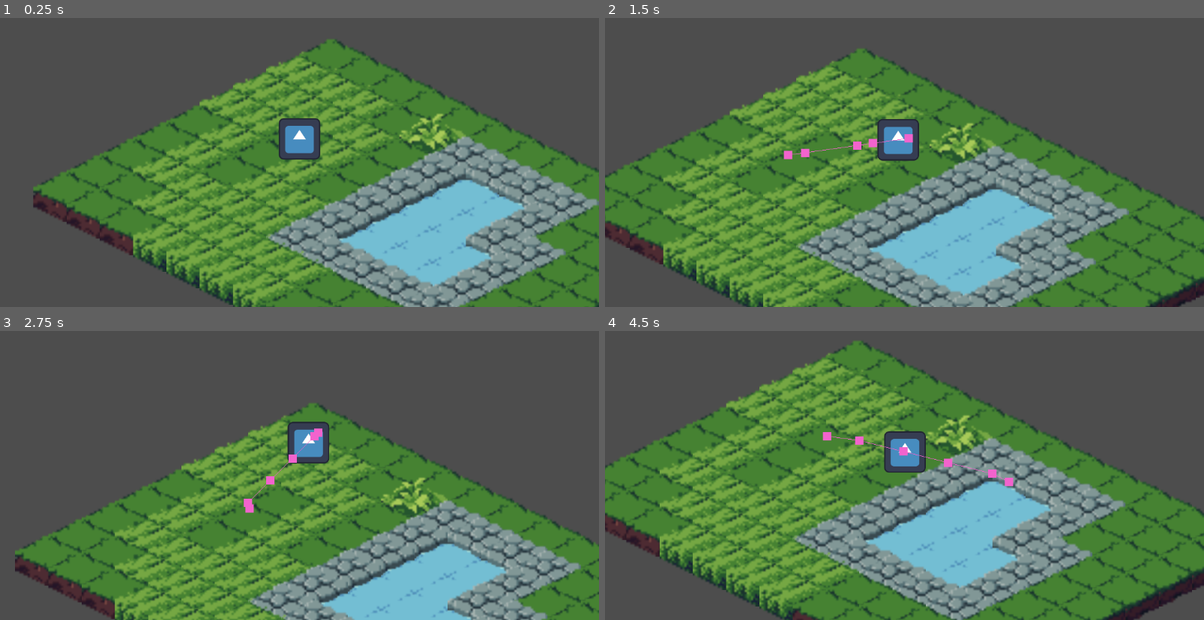
Above: before the commit, frames 1-4 (two rows, left to right).
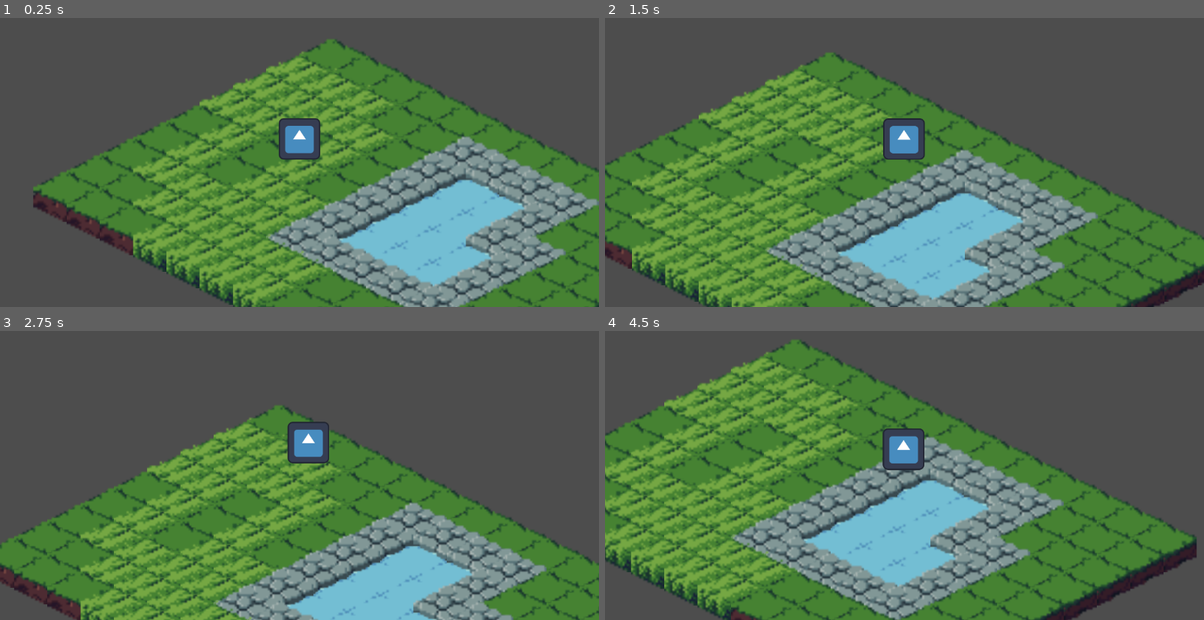
Above: after the commit, the same moments.

Repository: samuelshumake/isometric-dnd
Game: Godot game, scene res://maps/map_1.tscn
The game is run twice, just before and just after one commit, with the same random seed, the same clock (stepped at 60 frames per second) and the same inputs. The engine's default icon, where the game draws it, is replaced by a stand-in: a white triangle on a blue panel in a dark square.
Inputs (mouse positions are in pixels of both pictures, inside the frame that each line leads up to):
- Up to frame 1 (0.25 s): no input
- Up to frame 2 (1.5 s): tap Enter at 0.5 s; move the mouse to (1036, 122) at 0.52 s; click (1036, 122) at 0.67 s; move the mouse to (784, 156) at 1.27 s; click (784, 156) at 1.42 s
- Up to frame 3 (2.75 s): move the mouse to (359, 377) at 2.02 s; click (359, 377) at 2.17 s
- Up to frame 4 (4.5 s): move the mouse to (874, 518) at 2.77 s; click (874, 518) at 2.92 s; move the mouse to (1084, 501) at 3.52 s; click (1084, 501) at 3.67 s; move the mouse to (724, 400) at 4.27 s; click (724, 400) at 4.42 s

The runs differ from the first frame. In frame 1, 0.6% of the frame differs, in the area x 66-78%, y 33-47%; in frame 2, 37%; in frame 3, 30%; in frame 4, 51%, in the area x 0-100%, y 3-100%.

Commit message:
add raycast movement for straight line navigation

Diff:
--- a/entities/player.tscn
+++ b/entities/player.tscn
@@ -8,6 +8,8 @@
 [node name="Player" type="Node2D"]
 
 [node name="CharacterBody2D" type="CharacterBody2D" parent="."]
+motion_mode = 1
+wall_min_slide_angle = 0.0
 script = ExtResource("1_2u4b4")
 
 [node name="Sprite2D" type="Sprite2D" parent="CharacterBody2D"]
@@ -21,7 +23,7 @@
 [node name="NavigationAgent2D" type="NavigationAgent2D" parent="CharacterBody2D"]
 path_desired_distance = 5.0
 target_desired_distance = 5.0
-avoidance_enabled = true
+radius = 50.0
 debug_enabled = true
 debug_use_custom = true
 debug_path_custom_color = Color(0.949547, 0.387617, 0.802528, 1)
--- a/maps/map_1.tscn
+++ b/maps/map_1.tscn
@@ -315,7 +315,7 @@
 [node name="Node2D" type="Node2D"]
 
 [node name="TileMapLayer" type="TileMapLayer" parent="."]
-tile_map_data = PackedByteArray("AAAAAAEAAAAFAAIAAAAAAAAAAAA …(203 unchanged characters)… AAAAAHAAMAAAABAP//AAAHAAMAAAABAP7/AAAHAAIAAAAAAP7/AAAHAAMAAAD///7/AAAFAAIAAAD+//7 …(1423 unchanged characters)…
+tile_map_data = PackedByteArray("AAAAAAEAAAAFAAIAAAAAAAAAAAA …(203 unchanged characters)… AAAAAHAAMAAAABAP//AAAHAAMAAAABAP7/AAAHAAMAAAAAAP7/AAAHAAMAAAD///7/AAAFAAIAAAD+//7 …(1423 unchanged characters)…
 tile_set = SubResource("TileSet_vu0yl")
 
 [node name="Player" parent="." instance=ExtResource("2_awcs8")]
--- a/scripts/player.gd
+++ b/scripts/player.gd
@@ -6,10 +6,14 @@
 @export var speed = 75
 var target
 var map
+var space_state
+var nav_agent
 
 func _ready():
 	target = global_position
 	map = get_node("/root/Node2D/TileMapLayer")
+	space_state = get_world_2d().direct_space_state
+	nav_agent = false
 
 func _input(event):
 	if event is InputEventMouseButton and event.pressed:
@@ -17,22 +21,32 @@
 		var cell_coord = map.local_to_map(mouse_pos)
 		if (map.get_cell_tile_data(cell_coord)):
 			target = mouse_pos
-			navigation_agent_2d.target_position = mouse_pos
+#			# Use raycast to check if collisions. If so, use NavigationAgent
+			var query = PhysicsRayQueryParameters2D.create(global_position, target)
+			var result = space_state.intersect_ray(query)
+			if result:
+				nav_agent = true
+				navigation_agent_2d.target_position = target
 
 
 func _physics_process(delta):
-	var next_path_position = navigation_agent_2d.get_next_path_position()
-	velocity =  global_position.direction_to(next_path_position) * speed
+	velocity = global_position.direction_to(target) * speed
 
-	if navigation_agent_2d.is_navigation_finished():
-		return
+#	TODO: Gets stuck on walls and movement completely stops
+	if nav_agent:
+		if navigation_agent_2d.is_navigation_finished():
+			nav_agent = false
+			return
 
-	if navigation_agent_2d.avoidance_enabled:
-		navigation_agent_2d.set_velocity(velocity)
-	else:
-		_on_navigation_agent_2d_velocity_computed(velocity)
+		var next_path_position = navigation_agent_2d.get_next_path_position()
+		velocity =  global_position.direction_to(next_path_position) * speed
 
-	move_and_collide(velocity * delta)
+		if navigation_agent_2d.avoidance_enabled:
+			navigation_agent_2d.set_velocity(velocity)
+		else:
+			_on_navigation_agent_2d_velocity_computed(velocity)
+
+	move_and_slide()
 
 func _on_navigation_agent_2d_velocity_computed(safe_velocity: Vector2) -> void:
 	velocity = safe_velocity
